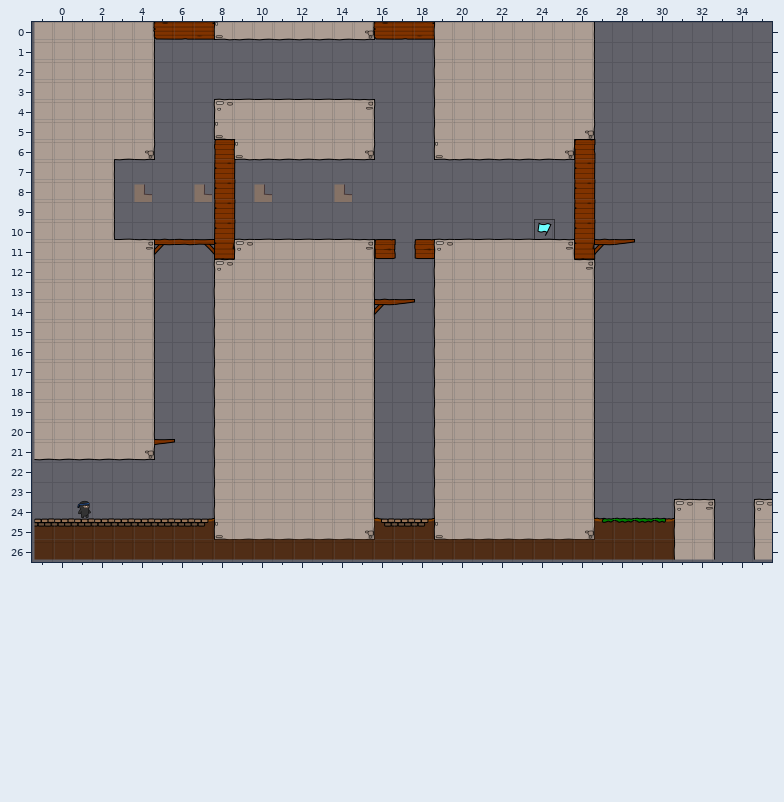
An edit to a level. Tiled map, raw/levelconverter/maps/l03.tmx. The picture above was drawn from the file before the commit.
Cells are 40x40 px. Shown: x -1..35, y 0..26. The old version is drawn lined up with the new one.
The result:
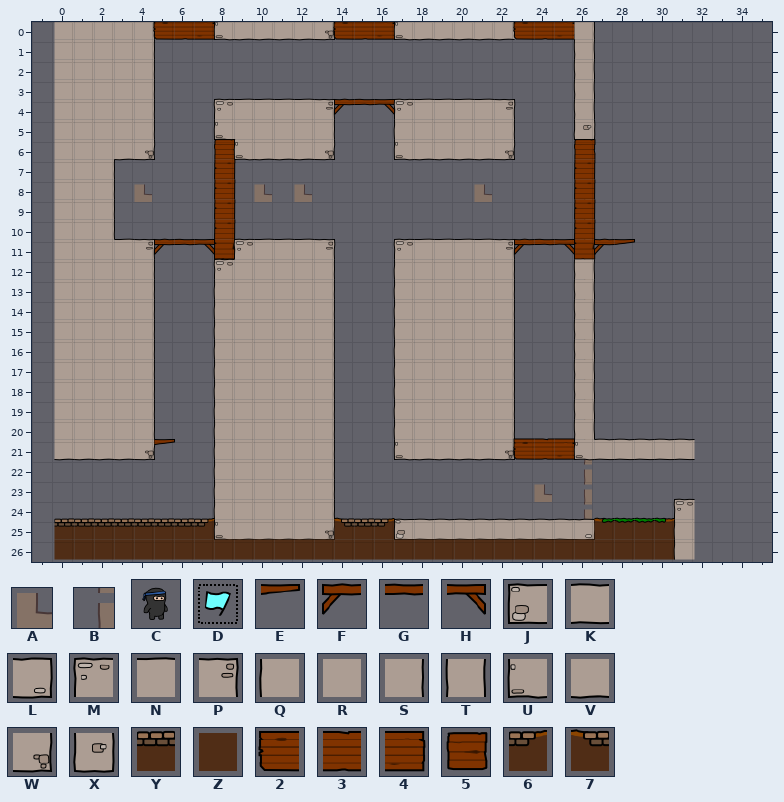
Key: from "background": A 5, B 10; from "objectpalette": C 0, D 1; from "world1": E 7, F 12, G 13, H 14, J 24, K 25, L 26, M 32, N 33, P 34, Q 40, R 41, S 42, T 43, U 48, V 49, W 50, X 51, Y 69, Z 77, 2 88, 3 89, 4 90, 5 91, 6 93, 7 108.
_ is an empty cell.
What changed:
map size 37x27 -> 32x27 cells (old content now starts at -1,0; both pictures use the new coordinates)
Layer "bg":
y 8: x 7 A -> _; x 12 _ -> A; x 14 A -> _; x 21 _ -> A
y 11..22: x 26 _ -> B
y 23: x 24 _ -> A; x 26 _ -> B
y 24: x 26 _ -> B
Layer "walls":
y 0: x -1 R -> _; x 13..25 VVW234QRRRRRR -> W234UVVVVV234
y 1..3: x -1 R -> _; x 19..26 QRRRRRRS -> _______T
y 4: x -1 R -> _; x 13..26 NNP___QRRRRRRS -> PFGHMNNNNP___T
y 5: x -1 R -> _; x 13..15 RRS -> S__; x 17..19 __Q -> QRR; x 22..26 RRRRW -> S___X
y 6: x -1 R -> _; x 13..15 VVW -> W__; x 17..19 __U -> UVV; x 22..25 VVVW -> W___
y 7..10: x -1 R -> _
y 11: x -1 R -> _; x 13..19 NNP5_5M -> P___MNN; x 22..25 NNNP -> PFGH
y 12: x -1 R -> _; x 13..15 RRS -> S__; x 17..19 __Q -> QRR; x 22..26 RRRRP -> S___T
y 13: x -1 R -> _; x 13..15 RRS -> S__; x 17..19 __Q -> QRR; x 22..26 RRRRS -> S___T
y 14: x -1 R -> _; x 13..19 RRSFE_Q -> S___QRR; x 22..26 RRRRS -> S___T
y 15..20: x -1 R -> _; x 13..15 RRS -> S__; x 17..19 __Q -> QRR; x 22..26 RRRRS -> S___T
y 21: x -1 V -> _; x 13..15 RRS -> S__; x 17..31 __QRRRRRRS_____ -> UVVVVW234UKKKKK
y 22..23: x 13..15 RRS -> S__; x 19..26 QRRRRRRS -> ________
y 24: x 13..15 RRS -> S__; x 19..26 QRRRRRRS -> ________; x 32 P -> _; x 35 M -> _
y 25: x -1 Y -> _; x 13..26 VVW7Y6UVVVVVVW -> W7Y6JKKKKKKKKL; x 32 S -> _; x 35 Q -> _
y 26: x -1 Z -> _; x 32 S -> _; x 35 Q -> _
Layer "objects" (now hidden):
y 10: x 24 D -> _
y 24: x 1 C -> _
